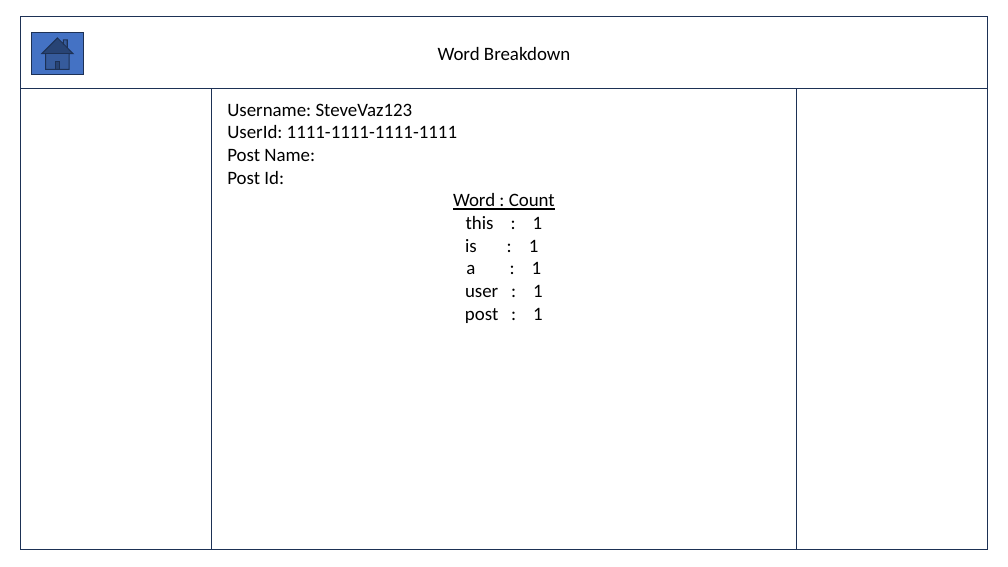
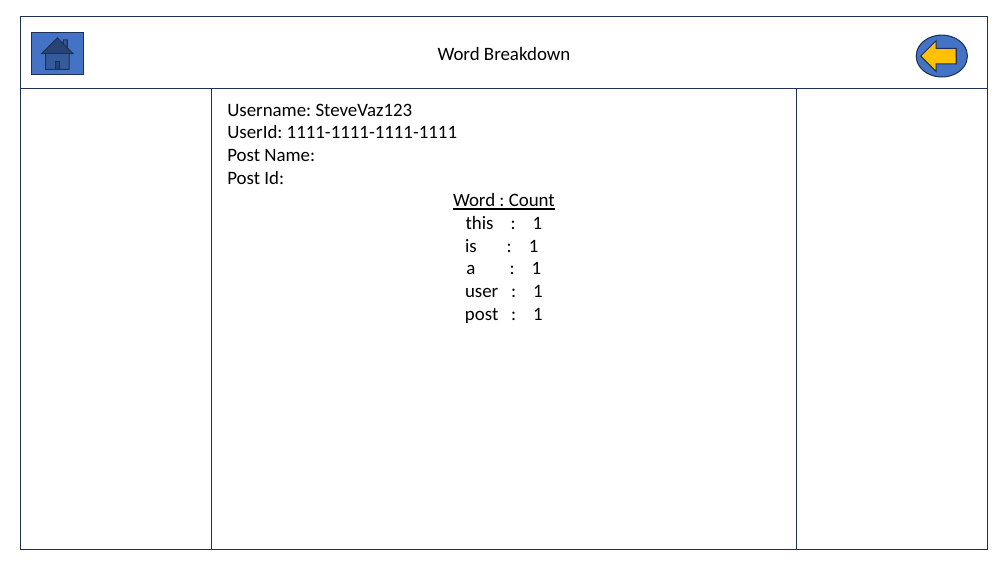
Before and after one commit to seniorscooba/Web_Programming_Final_Project, a slide deck: slide 9 of Documents/final_project_planning.pptx (slide 8 before the commit). Drawn at 1008x567 pixels with LibreOffice and Linux fonts; fonts in the diff are those of the drawing. Boxes give left, top, right and bottom in pixels: in the first picture for what was removed or moved away, otherwise in the second. Text is boxed around its words. In the diff, an @@ line names an element or a change of style, - is before the commit and + after.

```diff
--- a/Documents/final_project_planning.pptx
+++ b/Documents/final_project_planning.pptx
@@ ellipse added at <box>917,35,968,76</box>, fill #4472C4, outline #1E3256 1 pt @@
@@ right arrow added at <box>921,41,957,72</box>, fill #FFC000, outline #1E3256 1 pt @@
```
Also in this commit, not shown: 3 other slides changed, 2 slides added, 1 other file.
